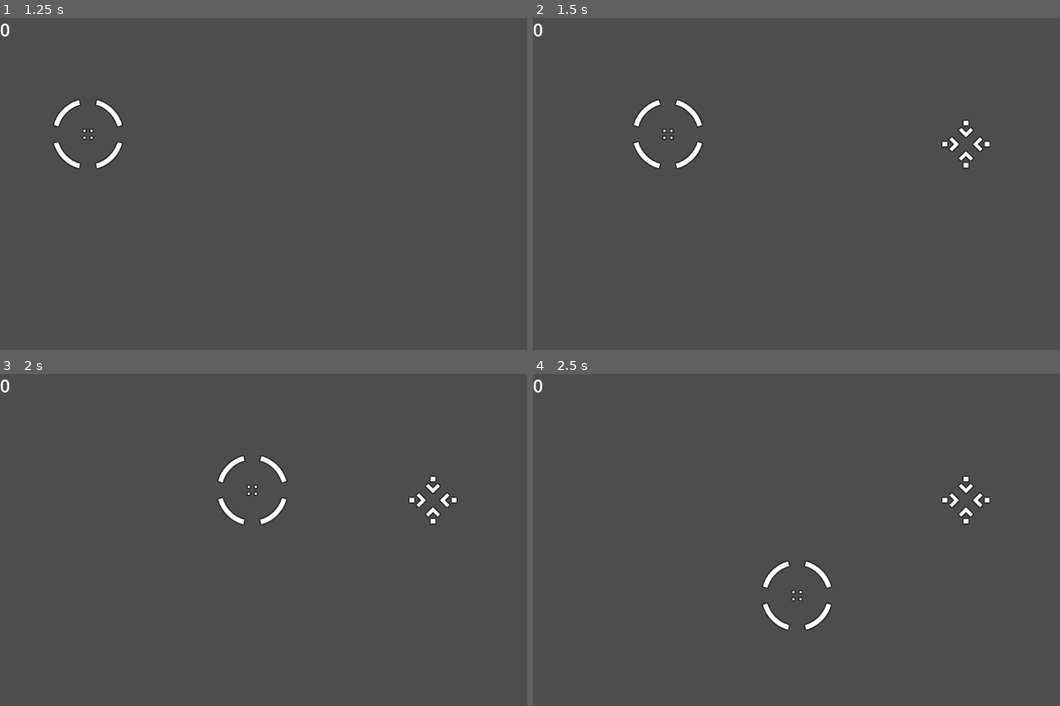
Above: before the commit, frames 1-4 (two rows, left to right).
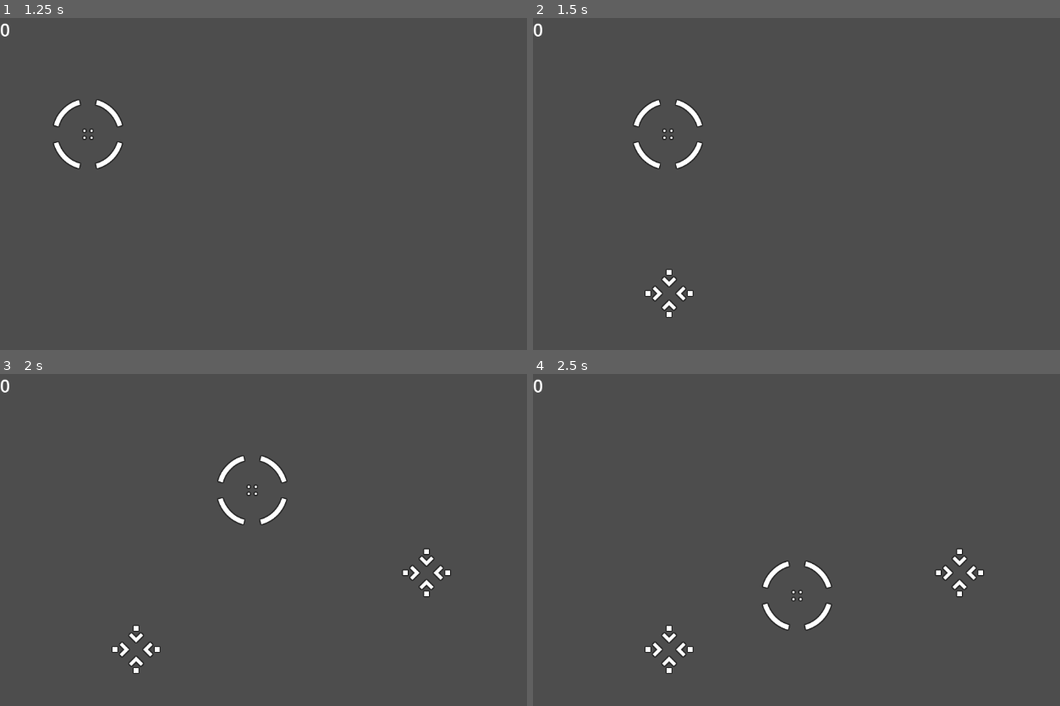
Above: after the commit, the same moments.

Repository: ubcs-io/simple_scanner
Game: Godot game, scene res://main.tscn
Two runs of this game, one before a commit and one after it. Both use one fixed random seed, a clock stepped at 60 frames per second and the inputs below.
Inputs:
- Up to frame 1 (1.25 s): click "Begin Scanning" at 0.5 s
- Up to frame 2 (1.5 s): tap Enter at 1.25 s; hold D (move_right) from 1.28 s (still down); hold Space (space) from 1.28 s (still down)
- Up to frame 3 (2 s): keep holding D (move_right); keep holding Space (space)
- Up to frame 4 (2.5 s): release D (move_right) at 2.03 s; release Space (space) at 2.03 s; hold S (move_down) from 2.03 s (still down); tap Space (space) at 2.1 s

Frame 1 is identical in both runs. In frame 2, 0.6% of the frame differs, in the area x 21-87%, y 30-91%; in frame 3, 0.9%; in frame 4, 0.9%.

Commit message:
Update logic to use exported vars

Diff:
--- a/main.gd
+++ b/main.gd
@@ -1,11 +1,14 @@
 extends Node
 
 @export var contact: PackedScene
+@export var ship_speed = 10
+@export var signal_rate = 5000
+@export var max_contacts = 5
+
 var score = 0
 var search_for_life = 0
 var total_contacts = 0
 var at_menu = 1
-var ship_speed = 10
 
 signal gameover
 
@@ -21,8 +24,8 @@
 		if ship_speed > 5:
 			ship_speed -= 5
 
-	if total_contacts < 50 and at_menu == 0:
-		search_for_life = randi_range(0,50000) / ship_speed
+	if total_contacts < max_contacts and at_menu == 0:
+		search_for_life = randi_range(1,signal_rate) / ship_speed
 		print(search_for_life)
 		if search_for_life < 5:
 			var contact = contact.instantiate()
